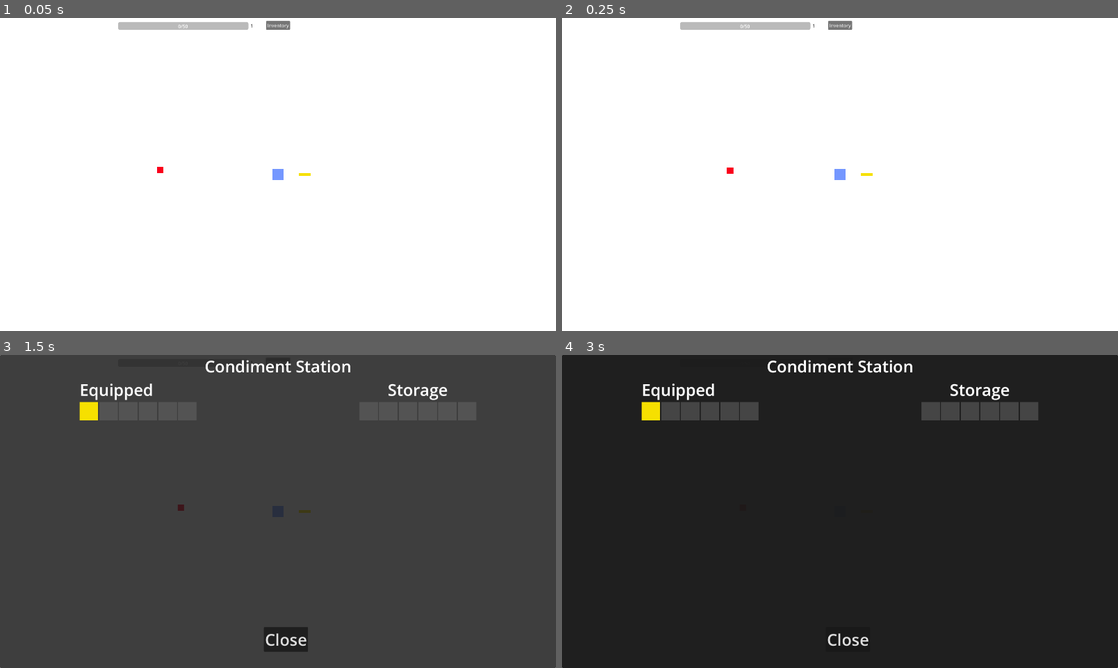
Above: before the commit, frames 1-4 (two rows, left to right).
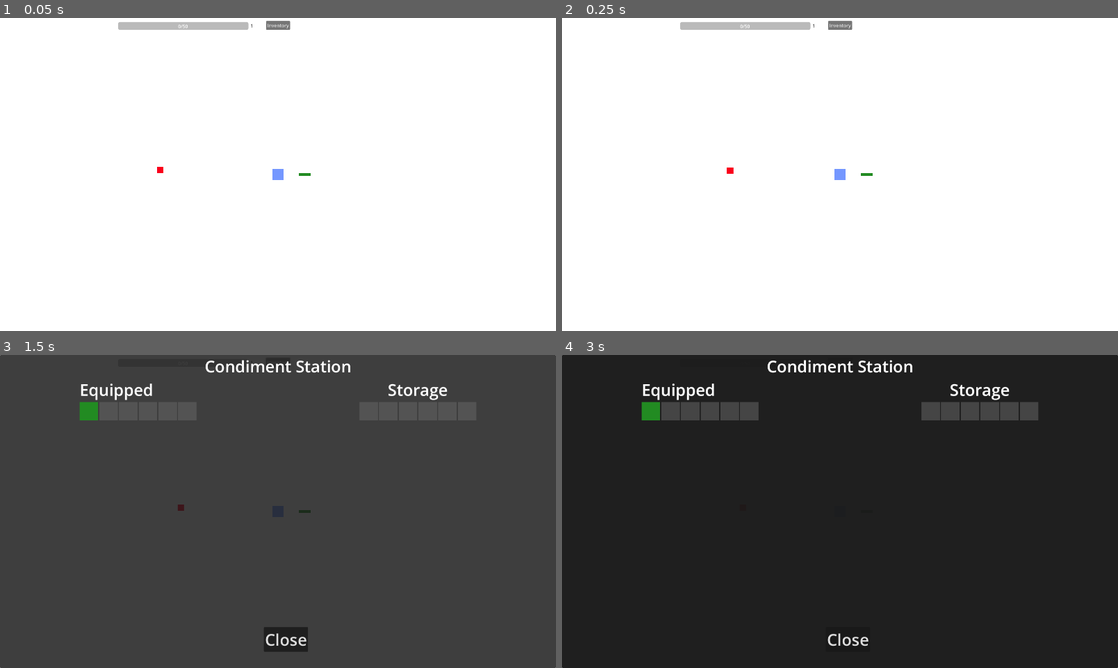
Above: after the commit, the same moments.

Repository: DadImScared/nuggs-and-zuggs-revamped
Game: Godot game, scene res://Scenes/game.tscn
The game is run twice, just before and just after one commit, with the same random seed, the same clock (stepped at 60 frames per second) and the same inputs.
Inputs:
- Up to frame 1 (0.05 s): no input
- Up to frame 2 (0.25 s): no input
- Up to frame 3 (1.5 s): click "Inventory" at 0.5 s; tap Enter at 1.25 s; hold D (right) from 1.28 s (still down)
- Up to frame 4 (3 s): tap Space at 2 s; release D (right) at 2.03 s; hold S (down) 2.03-2.78 s; tap Enter at 2.75 s; hold D (right) from 2.78 s (still down)

The runs differ from the first frame. In frame 1, less than 0.1% of the frame differs, in the area x 53-56%, y 49-51%; in frame 2, less than 0.1%; in frame 3, 0.2%, in the area x 14-56%, y 14-51%; in frame 4, 0.2%.

Commit message:
add prehistoric pesto
This introduces the INFECT effect

Diff:
--- a/Resources/base_sauce_resource.gd
+++ b/Resources/base_sauce_resource.gd
@@ -8,7 +8,7 @@
 @export var damage: float = 10.0
 @export var fire_rate: float = 1.0 # shots per second
 @export var projectile_speed: float = 300.0
-@export var range: float = 700.0
+@export var range: float = 60.0
 @export var projectile_count: int = 1
 @export var spread_angle: float = 0.0 # in degrees
 @export var sauce_color: Color = Color.RED
@@ -44,5 +44,6 @@
 	RICOCHET,       # Bounces between enemies
 	MARK,           # Mark enemies for bonus damage
 	QUANTUM,
-	TORNADO
+	TORNADO,
+	INFECT
 }
--- /dev/null
+++ b/Resources/prehistoric_pesto.tres
@@ -0,0 +1,21 @@
+[gd_resource type="Resource" script_class="BaseSauceResource" load_steps=2 format=3 uid="uid://baun623iuyeum"]
+
+[ext_resource type="Script" uid="uid://cv0efftypvupm" path="res://Resources/base_sauce_resource.gd" id="1_lxyol"]
+
+[resource]
+script = ExtResource("1_lxyol")
+sauce_name = "Prehistoric Pesto"
+damage = 7.0
+fire_rate = 1.6
+projectile_speed = 320.0
+range = 80.0
+projectile_count = 1
+spread_angle = 0.0
+sauce_color = Color(0.133333, 0.545098, 0.133333, 1)
+description = "Made from herbs that survived the meteor. Spreads faster than gossip at a PTA meeting."
+special_effect_type = 23
+effect_chance = 0.8
+effect_duration = 4.0
+effect_intensity = 2.0
+synergy_tags = Array[String](["spread"])
+metadata/_custom_type_script = "uid://cv0efftypvupm"
--- a/Scenes/enemy.gd
+++ b/Scenes/enemy.gd
@@ -62,6 +62,12 @@
 					take_damage(effect.intensity * 3.0)
 					effect.timer = 0.0
 					#create_poison_visual()
+			"infect":
+				# Handle infection tick timer
+				effect.tick_timer = effect.get("tick_timer", 0.0) + delta
+				if effect.tick_timer >= 0.5:
+					effect.tick_timer = 0.0
+					take_damage(effect.intensity * 2.0)
 
 		# Remove expired effects
 		if effect.timer >= effect.duration:
@@ -93,6 +99,9 @@
 			sprite.modulate = Color(1.2, 0.8, 0.8) # Red tint
 		"poison":
 			sprite.modulate = Color(0.8, 1.0, 0.8) # Green tint
+		"infect":
+			active_effects[effect_name]["tick_timer"] = 0.0  # Add tick timer for infection
+			sprite.modulate = Color(0.8, 1.2, 0.8)
 
 func remove_status_effect(effect_name: String):
 	active_effects.erase(effect_name)
@@ -147,6 +156,65 @@
 
 	move_and_slide()
 
+func spread_infection_on_death():
+	var infection_radius = 60.0  # Spread radius
+	var nearby_enemies = get_nearby_enemies_for_infection(infection_radius)
+	var infection_effect = active_effects["infect"]
+
+	for nearby_enemy in nearby_enemies:
+		if nearby_enemy != self and nearby_enemy.has_method("apply_status_effect"):
+			# Don't reinfect already infected enemies
+			if not ("infect" in nearby_enemy.active_effects):
+				nearby_enemy.apply_status_effect(
+					"infect",
+					infection_effect.duration,
+					infection_effect.intensity
+				)
+				# Add the color after applying the effect
+				if "color" in infection_effect:
+					nearby_enemy.active_effects["infect"]["color"] = infection_effect.color
+
+				# Create visual connection
+				var color = infection_effect.get("color", Color.GREEN)
+				VisualEffectManager.create_infection_spread_visual(
+					global_position,
+					nearby_enemy.global_position,
+					color
+				)
+
+func get_nearby_enemies_for_infection(radius: float) -> Array[Node2D]:
+	var enemies: Array[Node2D] = []
+	var bodies = get_tree().get_nodes_in_group("enemies")
+
+	for body in bodies:
+		if body != self and body.global_position.distance_to(global_position) <= radius:
+			enemies.append(body)
+
+	return enemies
+
+func create_infection_particles():
+	# Small burst of particles when infection damages
+	if not ("infect" in active_effects):
+		return
+
+	var infection_effect = active_effects["infect"]
+	var color = infection_effect.get("color", Color.GREEN)
+
+	for i in range(3):
+		var particle = ColorRect.new()  # Using ColorRect instead of Sprite2D for simplicity
+		particle.size = Vector2(2, 2)
+		particle.color = color
+		particle.position = global_position
+		get_parent().add_child(particle)
+
+		var direction = Vector2.from_angle(randf() * TAU)
+		var distance = randf_range(10, 25)
+
+		var tween = create_tween()
+		tween.parallel().tween_property(particle, "position", particle.position + direction * distance, 0.8)
+		tween.parallel().tween_property(particle, "modulate:a", 0.0, 0.8)
+		tween.tween_callback(particle.queue_free)
+
 func apply_external_velocity(new_velocity: Vector2):
 	"""Apply external velocity from tornado, knockback, magnetism, etc."""
 	external_velocity = new_velocity
@@ -157,6 +225,9 @@
 	health_bar.value = health
 	health_bar_container.visible = true
 	health_bar_timer = health_bar_duration
+
 	if health <= 0:
+		if "infect" in active_effects:
+			spread_infection_on_death()
 		queue_free()
 		emit_signal("died", xp_on_kill)
--- a/Singletons/inventory_manager.gd
+++ b/Singletons/inventory_manager.gd
@@ -6,7 +6,8 @@
 	#preload("res://Resources/ketchup.tres")
 ]
 var equipped: Array = [
-	preload("res://Resources/mesozoic_miracle_whip.tres")
+	preload("res://Resources/prehistoric_pesto.tres")
+	#preload("res://Resources/mesozoic_miracle_whip.tres")
 	#preload("res://Resources/quantom_queso.tres")
 	#preload("res://Resources/balsamic_vinegar.tres")
 	#preload("res://Resources/worcestershire.tres")
--- a/Singletons/sauce_effect_manager.gd
+++ b/Singletons/sauce_effect_manager.gd
@@ -11,6 +11,8 @@
 	match sauce_resource.special_effect_type:
 		BaseSauceResource.SpecialEffectType.TORNADO:
 			_apply_tornado_effect(projectile, enemy, sauce_resource)
+		BaseSauceResource.SpecialEffectType.INFECT:
+			_apply_infect_effect(enemy, sauce_resource)
 		BaseSauceResource.SpecialEffectType.BURN:
 			_apply_burn_effect(enemy, sauce_resource)
 		BaseSauceResource.SpecialEffectType.SLOW:
@@ -51,6 +53,13 @@
 		sauce_resource.sauce_color
 	)
 
+func _apply_infect_effect(enemy: Node2D, sauce_resource: BaseSauceResource):
+	if enemy.has_method("apply_status_effect"):
+		enemy.apply_status_effect("infect", sauce_resource.effect_duration, sauce_resource.effect_intensity)
+		# Store the sauce color for visual effects
+		if "infect" in enemy.active_effects:
+			enemy.active_effects["infect"]["color"] = sauce_resource.sauce_color
+
 # Status effect applications
 func _apply_burn_effect(enemy: Node2D, sauce_resource: BaseSauceResource):
 	if enemy.has_method("apply_status_effect"):
--- a/Singletons/sauce_manager.gd
+++ b/Singletons/sauce_manager.gd
@@ -8,7 +8,8 @@
 	"mustard": preload("res://Resources/mustard.tres"),
 	"sriracha": preload("res://Resources/sriracha.tres"),
 	"worcestershire": preload("res://Resources/worcestershire.tres"),
-	"mesozoic_mayo": preload("res://Resources/mesozoic_miracle_whip.tres")
+	"mesozoic_mayo": preload("res://Resources/mesozoic_miracle_whip.tres"),
+	"prehistoric_pesto": preload("res://Resources/prehistoric_pesto.tres")
 }
 
 func get_sauce(name: String):
--- a/Singletons/visual_effect_manager.gd
+++ b/Singletons/visual_effect_manager.gd
@@ -1,4 +1,24 @@
 extends Node
+
+func create_infection_spread_visual(start_pos: Vector2, end_pos: Vector2, color: Color):
+	var line = Line2D.new()
+	line.add_point(start_pos)
+	line.add_point(end_pos)
+	line.width = 2.0
+	line.default_color = color
+	line.default_color.a = 0.6
+
+	# Make it look organic/virus-like with a wavy middle point
+	var mid_point = (start_pos + end_pos) / 2.0
+	var perpendicular = (end_pos - start_pos).rotated(PI/2).normalized() * 15
+	line.add_point(mid_point + perpendicular, 1)  # Insert wavy point in middle
+
+	var scene = get_tree().current_scene
+	scene.add_child(line)
+
+	var tween = scene.create_tween()
+	tween.tween_property(line, "modulate:a", 0.0, 0.4)
+	tween.tween_callback(line.queue_free)
 
 func create_chain_visual(start_pos: Vector2, end_pos: Vector2, color: Color):
 	var line = Line2D.new()
